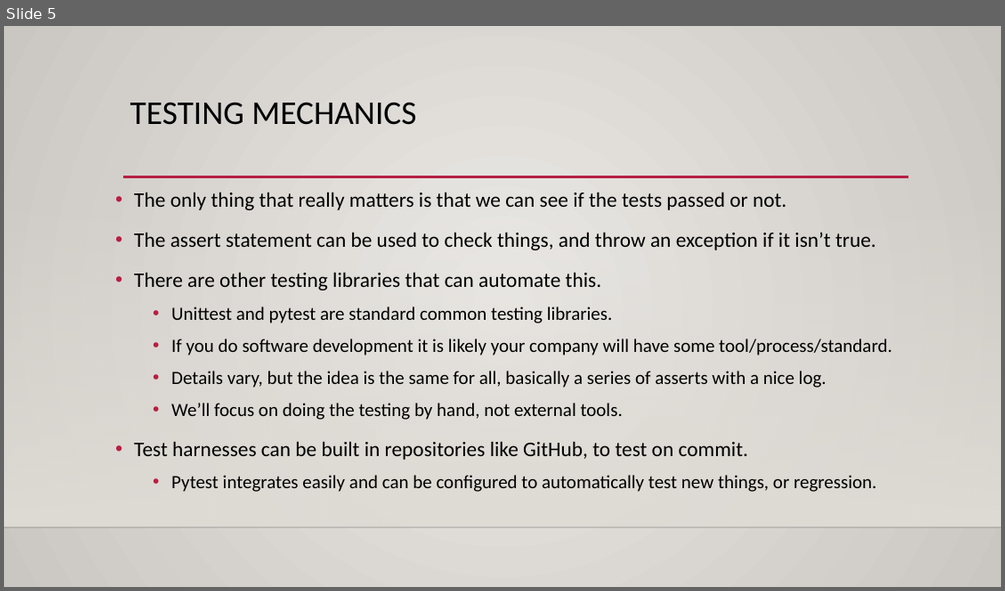
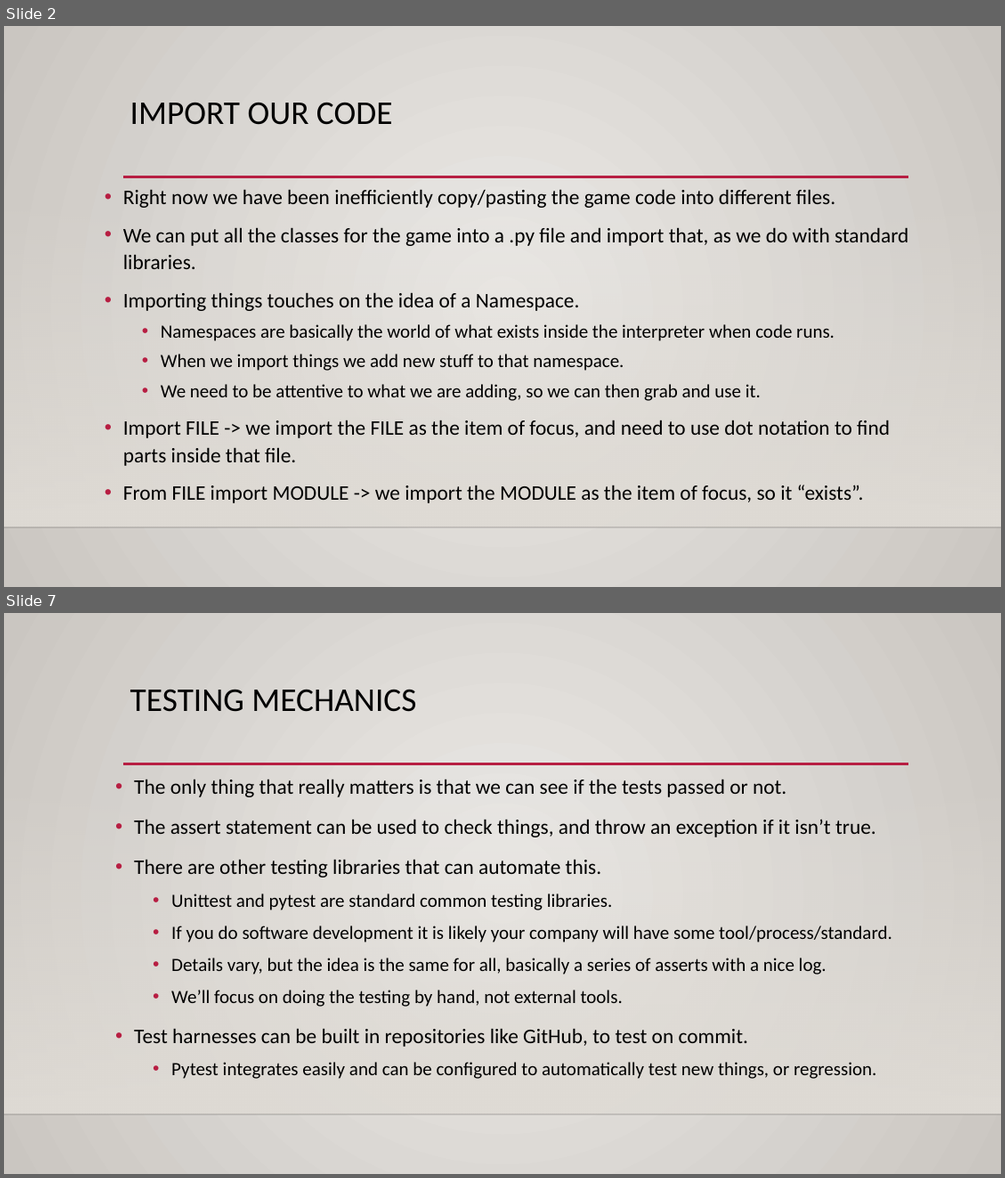
Before and after one commit to okohnkay/Programming_Basics_for_ML, a slide deck: course_material/slides/019_test_driven.pptx. Shown one above the other, each under a label of ours: slide 5 before the commit, slides 2 and 7 after it; the slides between them are not shown. The pictures are 1005x591 and 1005x1178 pixels, drawn with LibreOffice and Linux fonts; fonts in the diff are those of the drawing; background and template pictures are left out. Boxes give left, top, right and bottom in pixels: in the first picture for what was removed or moved away, otherwise in the second. Text is boxed around its words. In the diff, an @@ line names an element or a change of style, - is before the commit and + after.

```diff
--- a/course_material/slides/019_test_driven.pptx
+++ b/course_material/slides/019_test_driven.pptx
@@ slide 2 added at <box>4,26,1001,587</box>, background gradient #ECEAE7 to #CAC7C1; not listed: 3 template elements that a slide beside it also shows @@
@@ title added at <box>130,102,393,125</box>, 32 pt, text #000000 @@
+IMPORT OUR CODE
@@ text added at <box>123,189,908,503</box>, 20 pt, text #000000 @@
+• Right now we have been inefficiently copy/pasting the game code into different files.
+• We can put all the classes for the game into a .py file and import that, as we do with standard libraries.
+• Importing things touches on the idea of a Namespace.
+  • Namespaces are basically the world of what exists inside the interpreter when code runs.
+  • When we import things we add new stuff to that namespace.
+  • We need to be attentive to what we are adding, so we can then grab and use it.
+• Import FILE -> we import the FILE as the item of focus, and need to use dot notation to find parts inside that file.
+• From FILE import MODULE -> we import the MODULE as the item of focus, so it “exists”.
@@ what was slide 5 is now slide 7 @@
```
Also in this commit, not shown: 7 slides changed, 3 other slides added, 1 other file.
